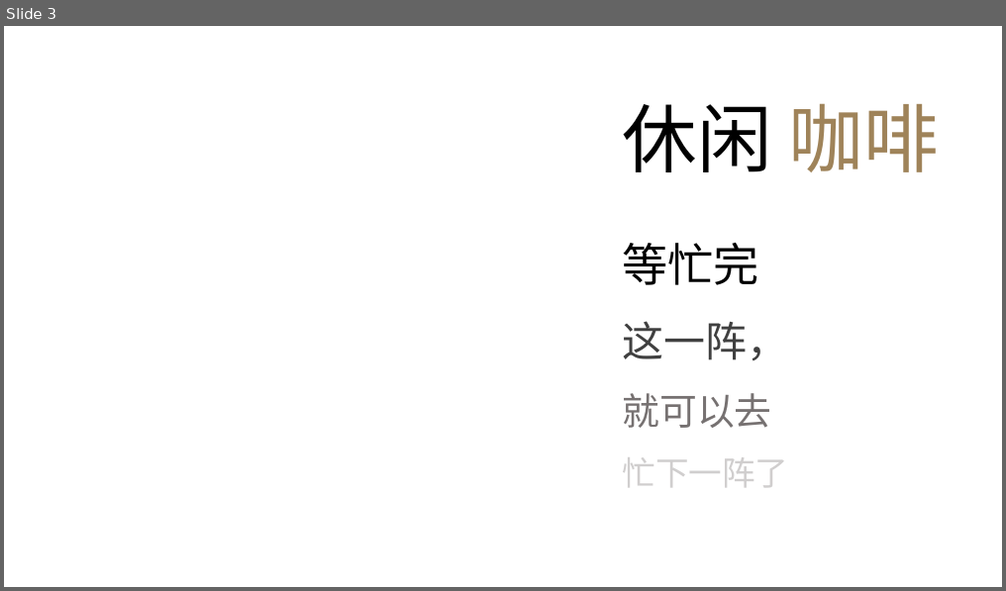
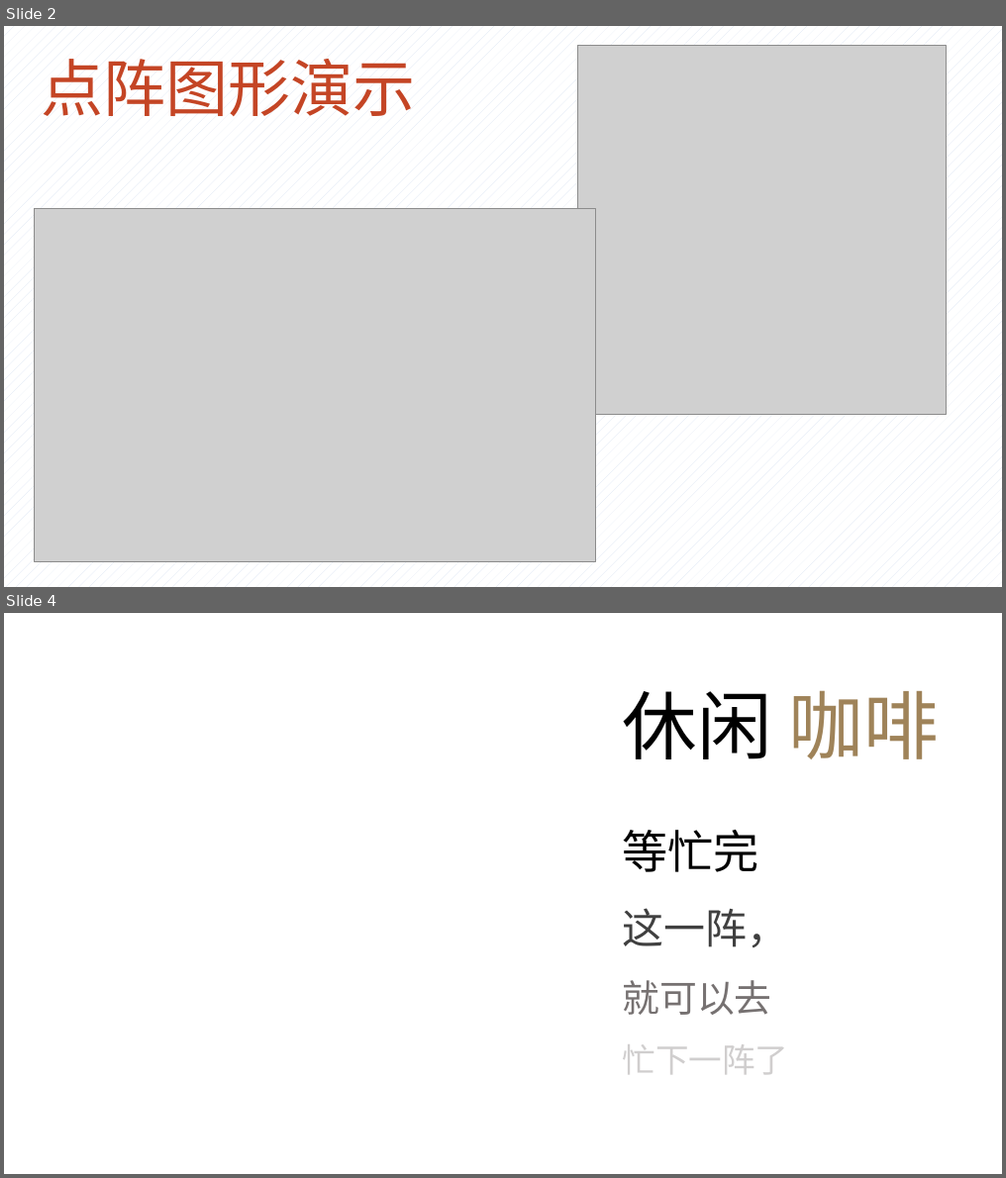
Before and after one commit to natee/awesome-ppt, a slide deck: templates/awesome-ppt-template.pptx. Shown one above the other, each under a label of ours: slide 3 before the commit, slides 2 and 4 after it; the slides between them are not shown. The pictures are 1006x591 and 1006x1178 pixels, drawn with LibreOffice and Linux fonts; fonts in the diff are those of the drawing; grey boxes stand for pictures; background and template pictures are left out. Boxes give left, top, right and bottom in pixels: in the first picture for what was removed or moved away, otherwise in the second. Text is boxed around its words. In the diff, an @@ line names an element or a change of style, - is before the commit and + after.

```diff
--- a/templates/awesome-ppt-template.pptx
+++ b/templates/awesome-ppt-template.pptx
@@ slide 2 added at (4,26,1002,587), background pattern #DAE3F3 on #FFFFFF @@
@@ picture added at (577,46,945,414) @@
@@ text added at (42,59,416,116), 60 pt, text #C44525 @@
+点阵图形演示
@@ picture added at (34,208,595,562) @@
@@ what was slide 3 is now slide 4 @@
```
Also in this commit, not shown: 1 slide changed, 2 other slides added, 38 other files.
